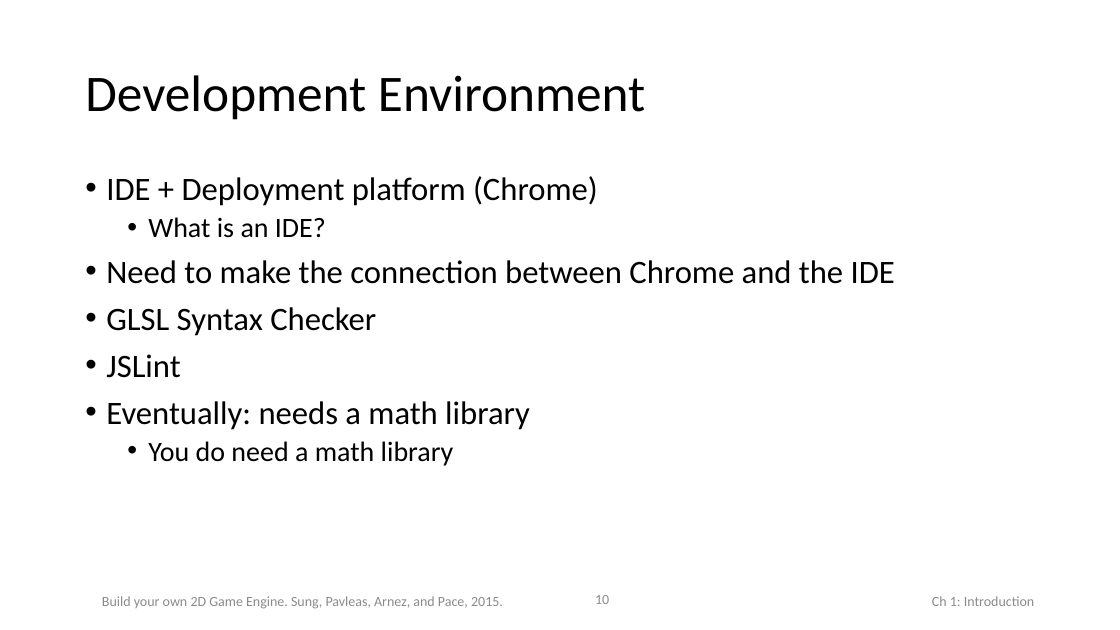
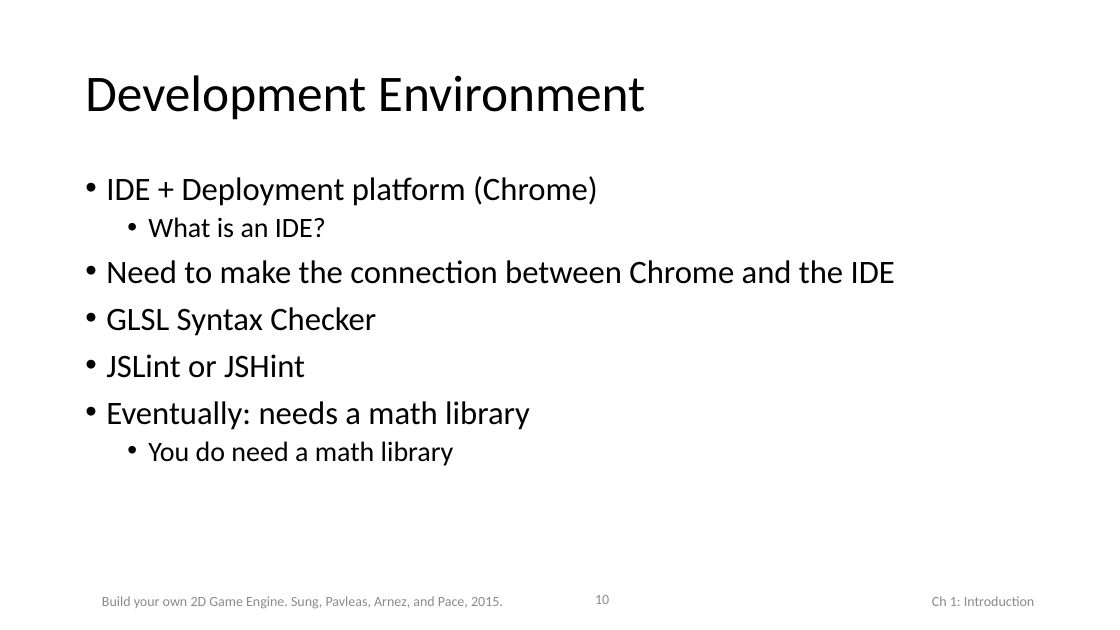
Before and after one commit to HTML5GameEngineGroup/html5engine, a slide deck: slide 10 of Book-PPT/Chap1.pptx. Drawn at 1120x630 pixels with LibreOffice and Linux fonts; fonts in the diff are those of the drawing. Boxes give left, top, right and bottom in pixels: in the first picture for what was removed or moved away, otherwise in the second. Text is boxed around its words. In the diff, an @@ line names an element or a change of style, - is before the commit and + after.

Commit message:
Included JSHint

```diff
--- a/Book-PPT/Chap1.pptx
+++ b/Book-PPT/Chap1.pptx
@@ text at <box>106,354,305,378</box>: text changed @@
-• JSLint
+• JSLint or JSHint
```
